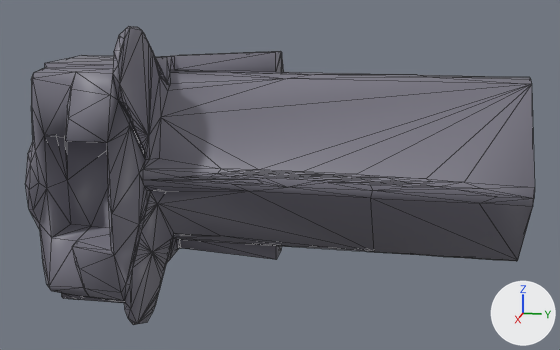
Before and after pictures for a commit that changed the COLLADA model pr2_description/meshes/torso_v1/torso_lift.dae.
One viewpoint serves both versions: a camera (50 mm lens) standing at (1.235, 0.342, 0.331) and looking at (-0.086, 0.078, 0.001). Lighting does not change. The marker at lower right points along +X, +Y and +Z. Mesh edges are drawn as thin lines. Where no turn or scale is listed for an object, it has been applied to the vertices.

Script lines for the objects in view, before the commit:
```python
me_torso_m1kshape = bpy.data.meshes.new('torso_M1KShape')
me_torso_m1kshape.from_pydata(...)  # 502 vertices, 1000 faces; spans x -0.293..0.114, y -0.316..0.506, z -0.264..0.264
me_torso_m1kshape.materials.append(mat_defaultshader)  # grey #797783
ob_torso_m1k = bpy.data.objects.new('torso_M1K', me_torso_m1kshape)
ob_torso_m1k.location = (0.0, 0.0, 0.0)
```
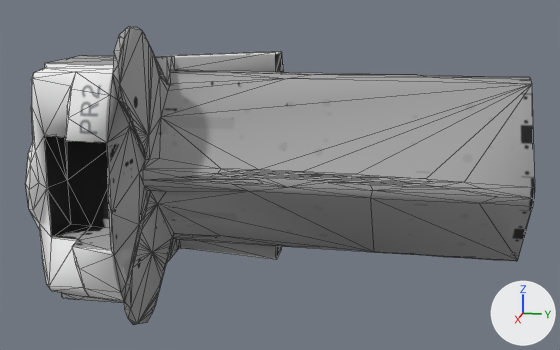
Edits to the scene script, one JSON object a line:
```json
{"op": "add", "block": "img_torso_lift_color_tif", "code": ["img_torso_lift_color_tif = load_image('torso_lift_color.tif', 'torso_lift_color.tif', 1024, 1024, 'sRGB')"]}
{"op": "add", "block": "mat_lambert2", "code": ["mat_lambert2 = principled_material('lambert2')", "mat_lambert2.texture = img_torso_lift_color_tif", "mat_lambert2.roughness = 0.9"]}
{"block": "me_torso_m1kshape", "where": "me_torso_m1kshape.from_pydata(...)  # 502 vertices, 1000 faces; spans x -0.293..0.114, y -0.316..0.506, z -0.264..0.264"}
{"op": "remove", "block": "me_torso_m1kshape", "code": "me_torso_m1kshape.materials.append(mat_defaultshader)  # grey #797783"}
{"op": "add", "block": "me_torso_m1kshape", "code": "me_torso_m1kshape.materials.append(mat_lambert2)  # picture img_torso_lift_color_tif"}
```

Location of each change, (x1, y1, x2, y2) in pixels of the pictures (560 x 350 px):
```json
{"object": "torso_M1K", "change": "recoloured", "before": [25, 26, 535, 325], "after": [25, 26, 535, 325]}
```
